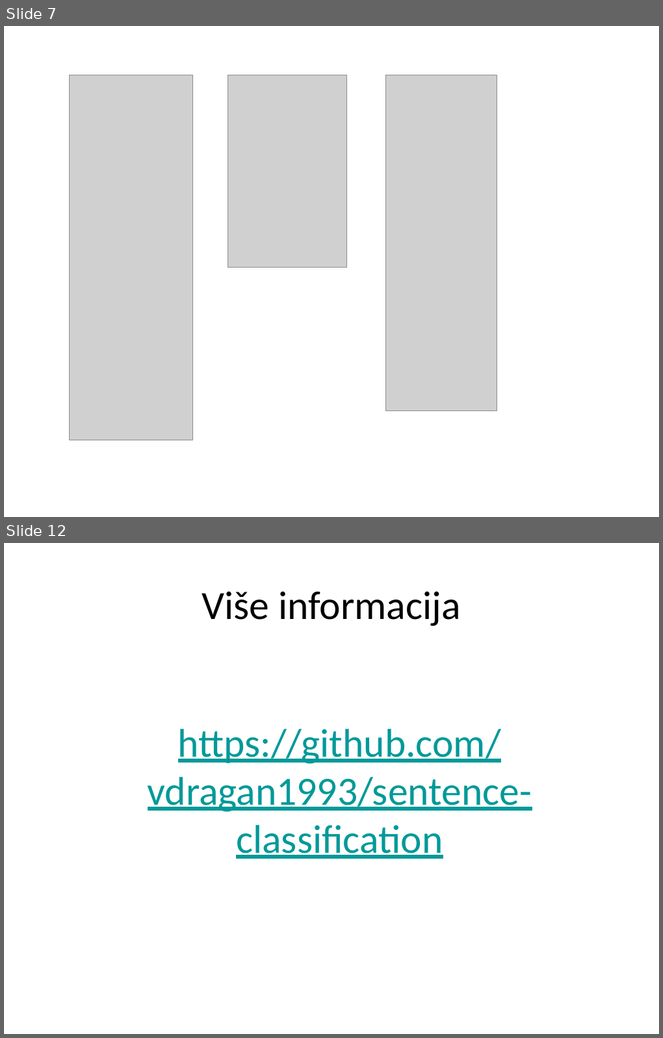
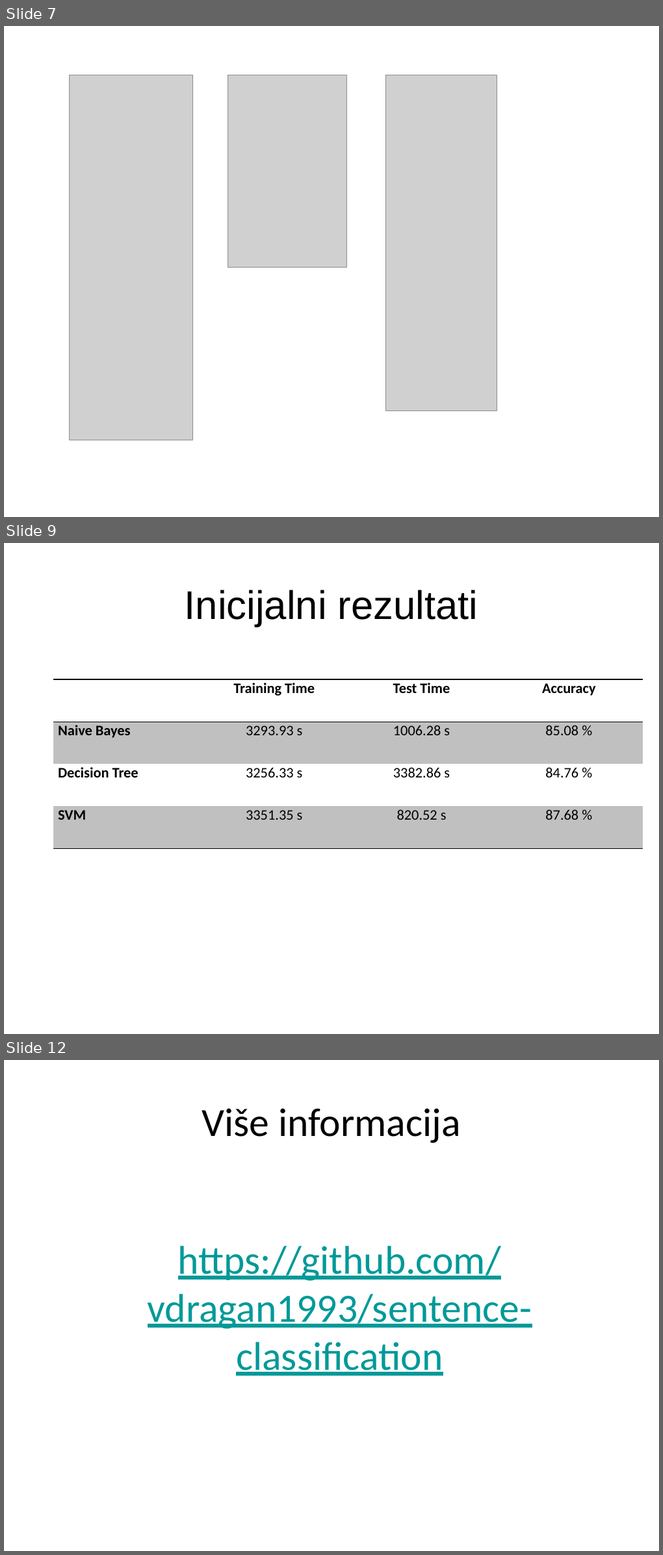
Before and after one commit to vdragan1993/sentence-classification, a slide deck: semantic_classification_ppt.pptx. Shown one above the other, each under a label of ours: slides 7 and 12 before the commit, slides 7, 9 and 12 after it; the slides between them are not shown. The pictures are 663x1038 and 663x1555 pixels, drawn with LibreOffice and Linux fonts; fonts in the diff are those of the drawing; grey boxes stand for pictures; background and template pictures are left out. Boxes give left, top, right and bottom in pixels: in the first picture for what was removed or moved away, otherwise in the second. Text is boxed around its words. In the diff, an @@ line names an element or a change of style, - is before the commit and + after.

```diff
--- a/semantic_classification_ppt.pptx
+++ b/semantic_classification_ppt.pptx
@@ slide 9 added at <box>4,543,659,1034</box>, background picture (left out) @@
@@ title added at <box>185,590,478,627</box>, 44 pt, text #000000 @@
+Inicijalni rezultati
@@ table added at <box>53,679,643,849</box>, 4 rows, 4 columns @@
+ | Training Time | Test Time | Accuracy
+Naive Bayes | 3293.93 s | 1006.28 s | 85.08 %
+Decision Tree | 3256.33 s | 3382.86 s | 84.76 %
+SVM | 3351.35 s | 820.52 s | 87.68 %
```
Also in this commit, not shown: 1 slide changed, 2 other slides added, 3 slides removed.
